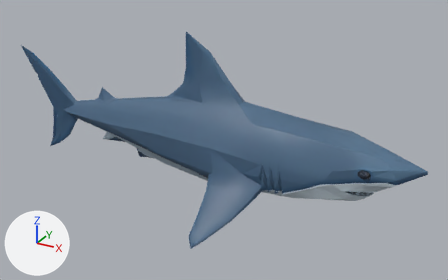
What one commit did to the Blender file AIQUIZ-Godot/assets/shark/source/shark_swim_with_jaw.blend.
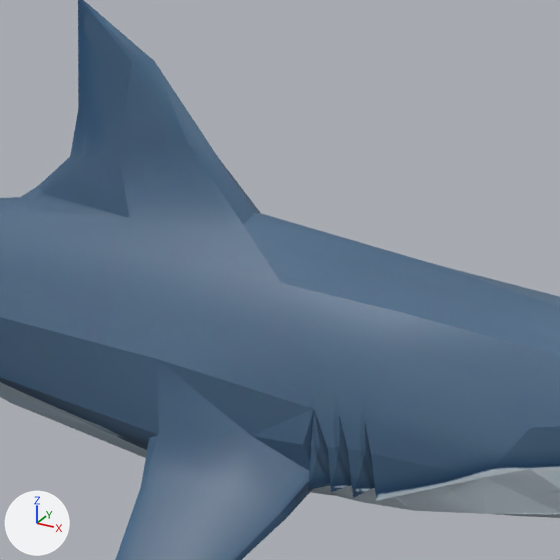
Old and new are each drawn whole from a 50 mm lens placed at (6.07, -9.82, 4.54), pointed at (0.61, 0.12, -0.43) and again close up on the part from 36% to 76% of the width and 12% to 76% of the height. Arrows for +X, +Y and +Z are at lower left; the lights stay in place. The first two pictures are the older version.

Objects in the first close-up: 'SK_Shark.001'.
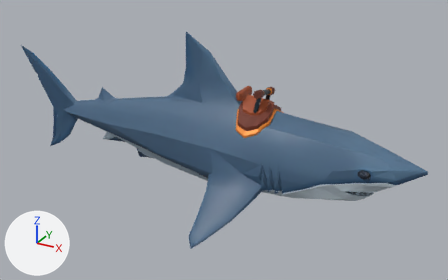
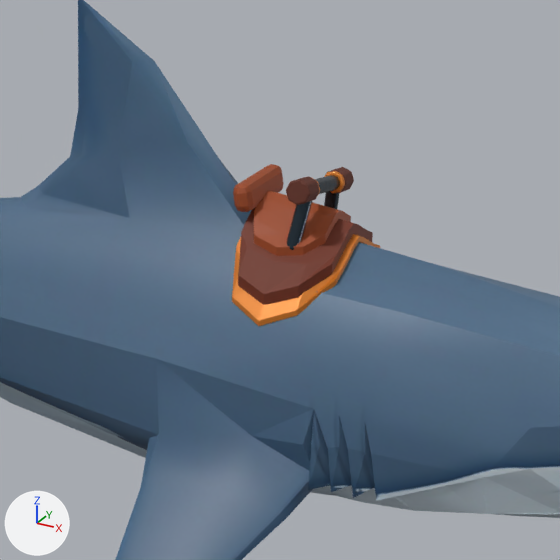
What changed in the scene script:
```text
Add ob_sharksaddle_collar_r:
    ob_sharksaddle_collar_r = bpy.data.objects.new('SharkSaddle_Collar_R', me_円柱_006)  # 112 vertices, 106 faces; spans x 1.4458..1.5862, y -0.2065..-0.1335, z 0.7196..0.8624; in mat_m_sharksaddle_trim (orange #dd812c)
    ob_sharksaddle_collar_r.location = (0.0, 0.0, 0.0)
Add ob_sharksaddle_collar_l:
    ob_sharksaddle_collar_l = bpy.data.objects.new('SharkSaddle_Collar_L', me_円柱_005)  # 112 vertices, 106 faces; spans x 1.4198..1.5602, y 0.2135..0.2865, z 0.6294..0.7706; in mat_m_sharksaddle_trim (orange #dd812c)
    ob_sharksaddle_collar_l.location = (0.0, 0.0, 0.0)
Add ob_sharksaddle_grip_r:
    ob_sharksaddle_grip_r = bpy.data.objects.new('SharkSaddle_Grip_R', me_円柱_004)  # 112 vertices, 106 faces; spans x 1.441..1.603, y -0.353..-0.157, z 0.719..0.897; in mat_m_sharksaddle_grip (brown #612c1d)
    ob_sharksaddle_grip_r.location = (0.0, 0.0, 0.0)
Add ob_sharksaddle_grip_l:
    ob_sharksaddle_grip_l = bpy.data.objects.new('SharkSaddle_Grip_L', me_円柱_003)  # 112 vertices, 106 faces; spans x 1.396..1.564, y 0.236..0.434, z 0.594..0.772; in mat_m_sharksaddle_grip (brown #612c1d)
    ob_sharksaddle_grip_l.location = (0.0, 0.0, 0.0)
Add ob_sharksaddle_handlebar:
    ob_sharksaddle_handlebar = bpy.data.objects.new('SharkSaddle_HandleBar', me_円柱_002)  # 112 vertices, 106 faces; spans x 1.444..1.562, y -0.178..0.258, z 0.656..0.835; in mat_m_sharksaddle_metal (dark blue #35424d)
    ob_sharksaddle_handlebar.location = (0.0, 0.0, 0.0)
Add ob_sharksaddle_handlepost_r:
    ob_sharksaddle_handlepost_r = bpy.data.objects.new('SharkSaddle_HandlePost_R', me_円柱_001)  # 112 vertices, 106 faces; spans x 1.43..1.556, y -0.316..-0.134, z 0.43..0.801; in mat_m_sharksaddle_metal (dark blue #35424d)
    ob_sharksaddle_handlepost_r.location = (0.0, 0.0, 0.0)
Add ob_sharksaddle_handlepost_l:
    ob_sharksaddle_handlepost_l = bpy.data.objects.new('SharkSaddle_HandlePost_L', me_円柱)  # 112 vertices, 106 faces; spans x 1.41..1.53, y 0.21..0.32, z 0.434..0.706; in mat_m_sharksaddle_metal (dark blue #35424d)
    ob_sharksaddle_handlepost_l.location = (0.0, 0.0, 0.0)
Add ob_sharksaddle_cantle:
    ob_sharksaddle_cantle = bpy.data.objects.new('SharkSaddle_Cantle', me_立方体)  # 56 vertices, 54 faces; spans x 1.039..1.171, y -0.25..0.25, z 0.585..0.765; in mat_m_sharksaddle_cushion (brown #9e481f)
    ob_sharksaddle_cantle.location = (0.0, 0.0, 0.0)
Add ob_sharksaddle_seat:
    ob_sharksaddle_seat = bpy.data.objects.new('SharkSaddle_Seat', me_sharksaddle_seat_mesh)  # 90 vertices, 88 faces; spans x 1.16..1.64, y -0.34..0.34, z 0.406..0.669; in mat_m_sharksaddle_cushion (brown #9e481f)
    ob_sharksaddle_seat.location = (0.0, 0.0, 0.0)
Add ob_sharksaddle_pad:
    ob_sharksaddle_pad = bpy.data.objects.new('SharkSaddle_Pad', me_sharksaddle_pad_mesh)  # 90 vertices, 88 faces; spans x 1.12..1.74, y -0.5..0.5, z 0.15..0.62; in mat_m_sharksaddle_leather (brown #6f2d16)
    ob_sharksaddle_pad.location = (0.0, 0.0, 0.0)
Add ob_sharksaddle_trim:
    ob_sharksaddle_trim = bpy.data.objects.new('SharkSaddle_Trim', me_sharksaddle_trim_mesh)  # 90 vertices, 88 faces; spans x 1.1..1.78, y -0.56..0.56, z 0.037..0.551; in mat_m_sharksaddle_trim (orange #dd812c)
    ob_sharksaddle_trim.location = (0.0, 0.0, 0.0)
```

What differs and where, as boxes [x1, y1, x2, y2] in the close-ups (560 x 560 px):
'SharkSaddle_Pad', added (brown): after [238, 207, 373, 305]
'SharkSaddle_Seat', added (brown): after [254, 191, 351, 256]
'SharkSaddle_Trim', added (orange): after [232, 234, 380, 326]
'SharkSaddle_Cantle', added (brown): after [233, 164, 284, 212]
'SharkSaddle_Grip_R', added (brown): after [286, 176, 319, 205]
'SharkSaddle_HandlePost_R', added (dark blue): after [287, 201, 312, 250]
'SharkSaddle_HandleBar', added: after [315, 175, 340, 194]
'SharkSaddle_Grip_L', added: after [327, 167, 354, 193]
'SharkSaddle_HandlePost_L', added (mostly hidden): after [324, 191, 339, 209]
'SharkSaddle_Collar_L', added: after [324, 171, 345, 193]
